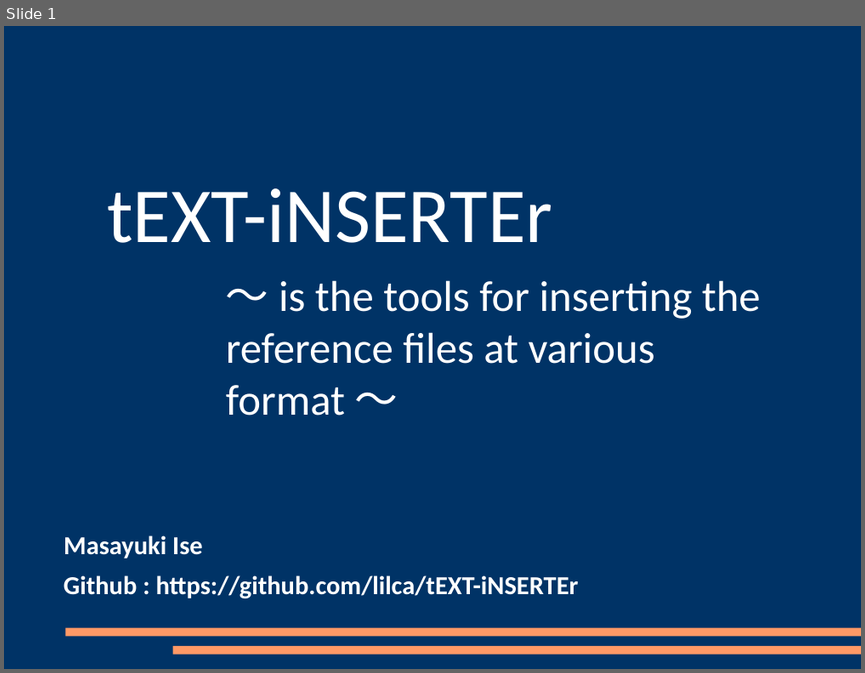
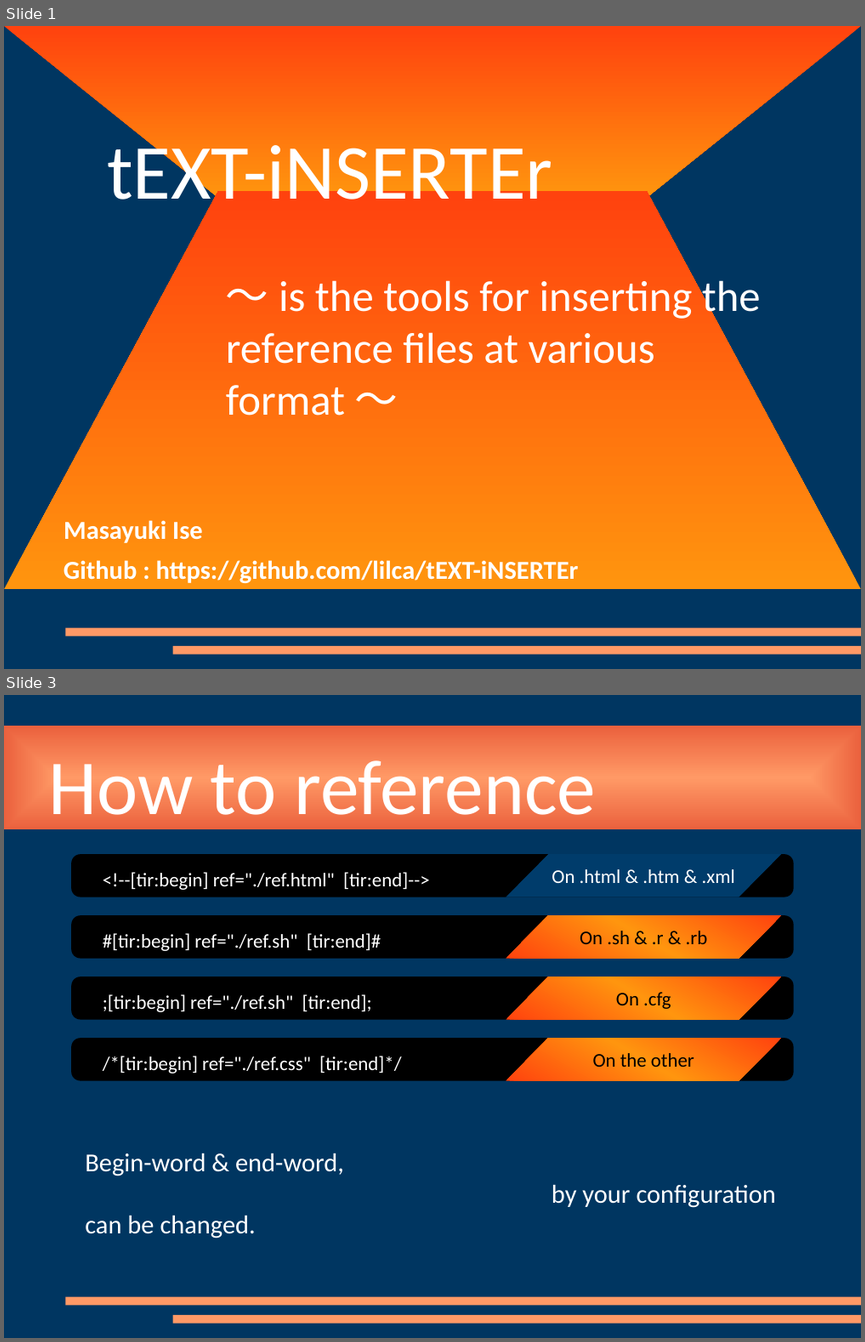
Before and after one commit to lilca/tEXT-iNSERTEr, a slide deck: images/images.odp. Shown one above the other, each under a label of ours: slide 1 before the commit, slides 1 and 3 after it; the slides between them are not shown. The pictures are 865x673 and 865x1342 pixels, drawn with LibreOffice and Linux fonts; fonts in the diff are those of the drawing. Boxes give left, top, right and bottom in pixels: in the first picture for what was removed or moved away, otherwise in the second. Text is boxed around its words. In the diff, an @@ line names an element or a change of style, - is before the commit and + after.

```diff
--- a/images/images.odp
+++ b/images/images.odp
@@ slide 3 added at [4,695,861,1338], background #003661; not listed: 2 template elements that a slide beside it also shows @@
@@ rectangle added at [4,726,861,829], fill gradient #FF9966 to #EB613D @@
@@ text added at [48,760,596,833], 72 pt, text #FFFFFF @@
+How to reference
@@ rounded rectangle added at [72,855,794,897], fill #000000 @@
@@ text added at [103,872,429,890], 18 pt, text #FFFFFF @@
+<!--[tir:begin] ref="./ref.html" [tir:end]-->
@@ parallelogram added at [506,855,782,897], fill #003C6B, 18 pt, text #FFFFFF @@
+On .html & .htm & .xml
@@ rounded rectangle added at [72,915,794,958], fill #000000 @@
@@ parallelogram added at [506,915,782,958], fill gradient #FF420E to #FF950E, 18 pt, text #000000 @@
+On .sh & .r & .rb
@@ text added at [103,933,381,951], 18 pt, text #FFFFFF @@
+#[tir:begin] ref="./ref.sh" [tir:end]#
@@ rounded rectangle added at [72,976,794,1019], fill #000000 @@
@@ text added at [103,994,372,1012], 18 pt, text #FFFFFF @@
+;[tir:begin] ref="./ref.sh" [tir:end];
@@ parallelogram added at [506,976,782,1019], fill gradient #FF420E to #FF950E, 18 pt, text #000000 @@
+On .cfg
@@ rounded rectangle added at [72,1038,794,1081], fill #000000 @@
@@ parallelogram added at [506,1038,782,1081], fill gradient #FF420E to #FF950E, 18 pt, text #000000 @@
+On the other
@@ text added at [103,1055,401,1073], 18 pt, text #FFFFFF @@
+/*[tir:begin] ref="./ref.css" [tir:end]*/
@@ text added at [85,1152,776,1208], 24 pt, text #FFFFFF @@
+Begin-word & end-word,
+by your configuration can be changed.
@@ slide 1 changed as well @@
@@ background #003366 to #003661 @@
@@ freeform shape added at [4,26,861,197], fill gradient #FF420E to #FF950E @@
@@ text "tEXT-iNSERTEr" rewrapped from [107,188,552,243] to [107,135,552,218] @@
@@ freeform shape added at [4,192,861,590], fill gradient #FF950E to #FF420E @@
@@ text "Masayuki Ise": place and size @@
-text "Masayuki Ise" at [64,535,203,558]
+text "Masayuki Ise" at [64,520,203,543]
@@ text "Github : https://github.com/lilca/tEXT-iNSERTEr": place and size @@
-text "Github : https://github.com/lilca/tEXT-iNSERTEr" at [64,575,579,598]
+text "Github : https://github.com/lilca/tEXT-iNSERTEr" at [64,560,579,583]
```
Also in this commit, not shown: 3 other slides changed, 1 other slide added, 1 slide removed, 5 other files.
